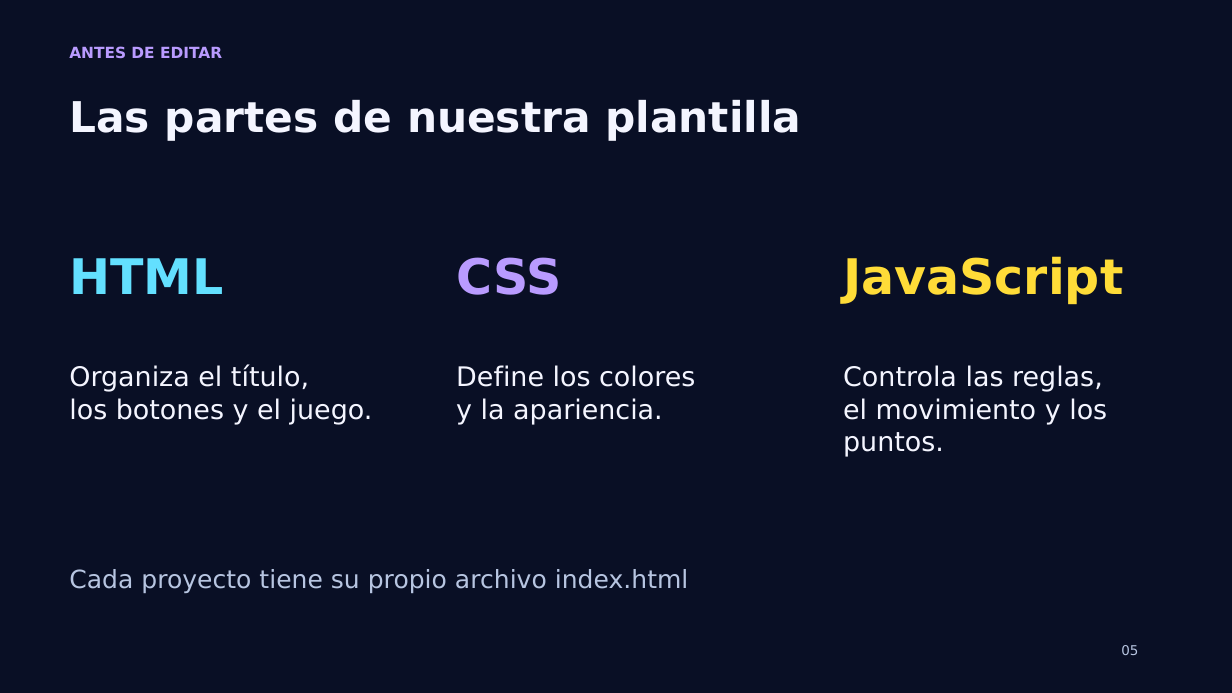
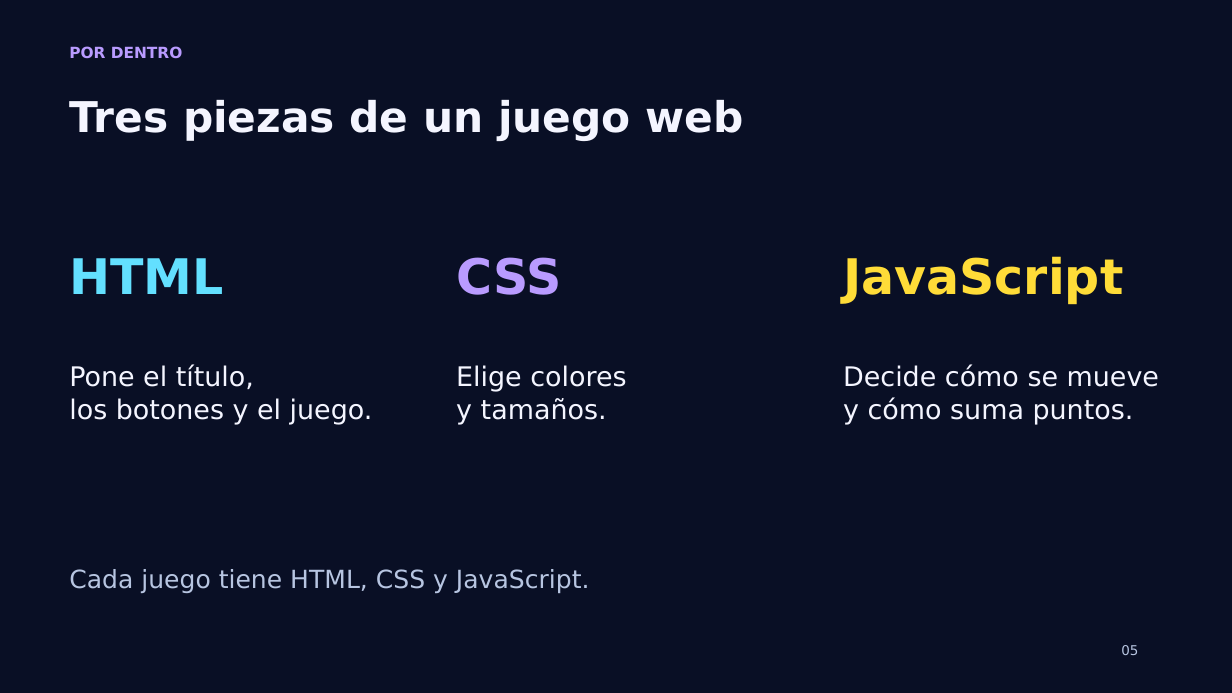
Before and after one commit to PaoloPelaezVillanueva/wie-chincha, a slide deck: slide 5 of Mision_WIE_Chincha_Taller.pptx. Drawn at 1232x693 pixels with LibreOffice and Linux fonts; fonts in the diff are those of the drawing. Boxes give left, top, right and bottom in pixels: in the first picture for what was removed or moved away, otherwise in the second. Text is boxed around its words. In the diff, an @@ line names an element or a change of style, - is before the commit and + after.

```diff
--- a/Mision_WIE_Chincha_Taller.pptx
+++ b/Mision_WIE_Chincha_Taller.pptx
@@ text at (x1=69, y1=46, x2=183, y2=59): text changed @@
-ANTES DE EDITAR
+POR DENTRO
@@ text at (x1=69, y1=100, x2=744, y2=141): text changed @@
-Las partes de nuestra plantilla
+Tres piezas de un juego web
@@ text at (x1=69, y1=365, x2=254, y2=389): text changed @@
-Organiza el título,
+Pone el título,
@@ text at (x1=456, y1=365, x2=626, y2=424): text changed @@
-Define los colores
-y la apariencia.
+Elige colores
+y tamaños.
@@ text at (x1=843, y1=365, x2=1159, y2=424): text changed @@
-Controla las reglas,
-el movimiento y los puntos.
+Decide cómo se mueve
+y cómo suma puntos.
@@ text at (x1=69, y1=569, x2=590, y2=593): text changed @@
-Cada proyecto tiene su propio archivo index.html
+Cada juego tiene HTML, CSS y JavaScript.
```
Also in this commit, not shown: 12 other slides changed.
